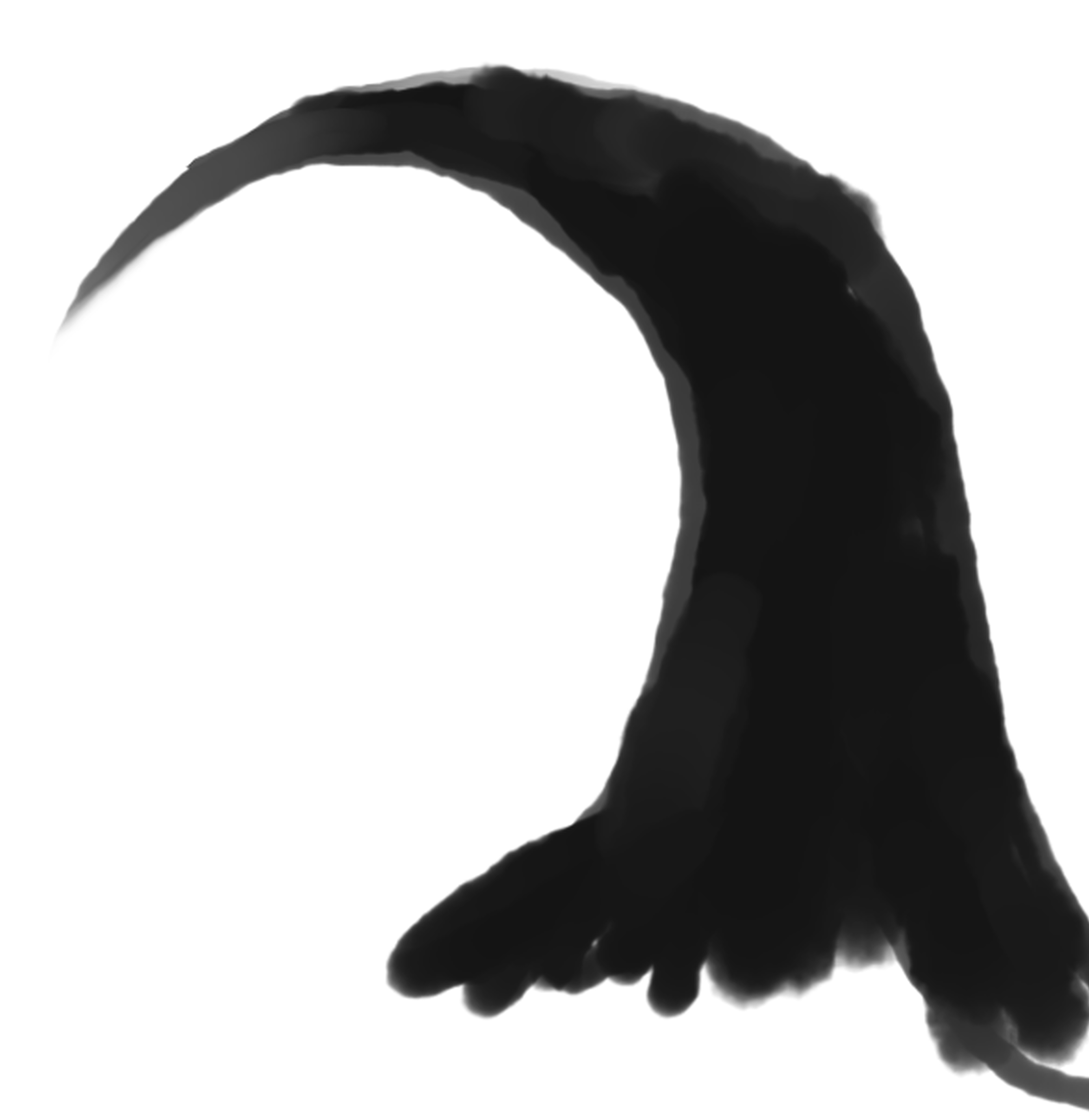
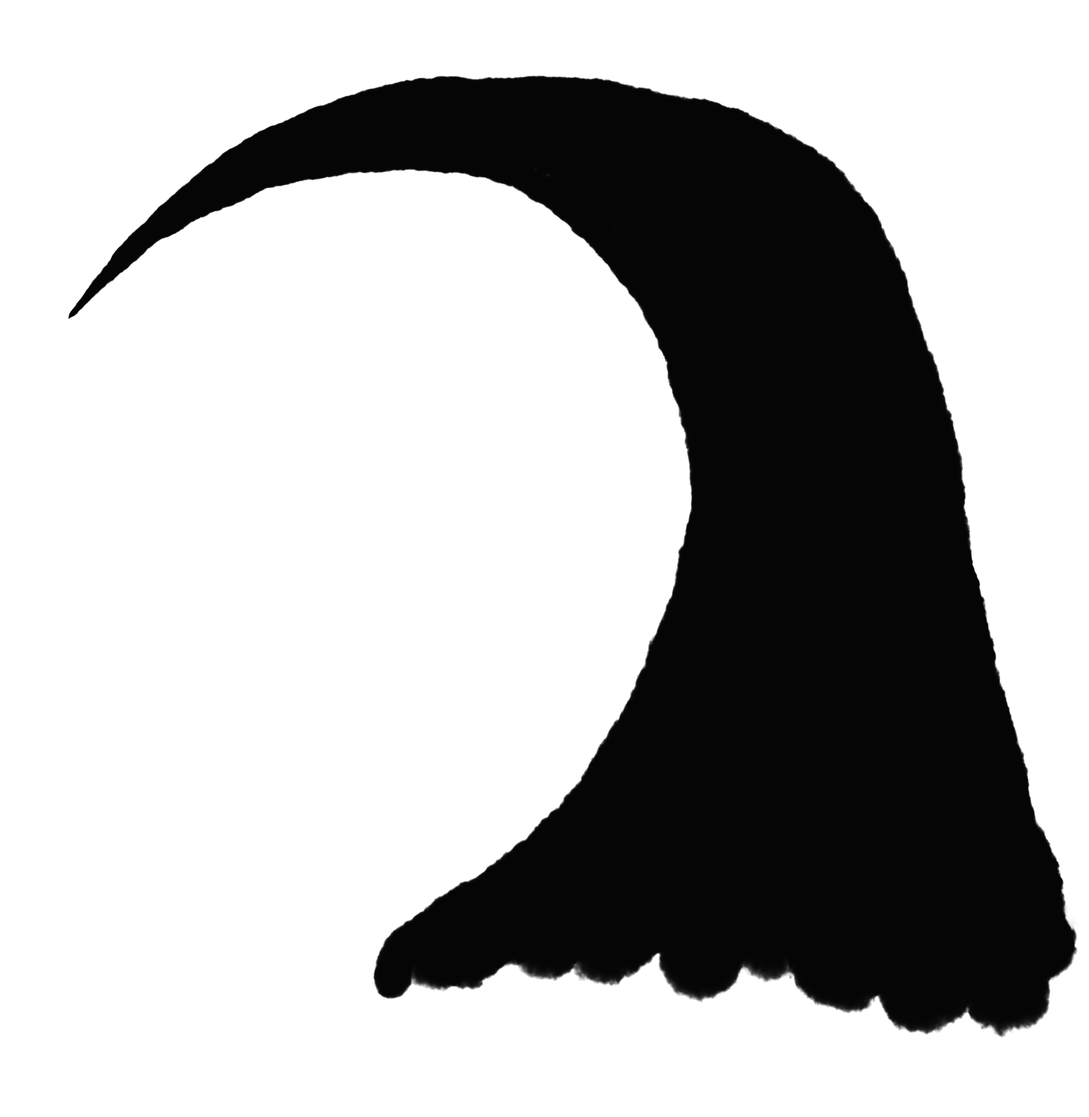
Before/after of a 1089×1117 layered artwork. What changed in the layer stack:
added layer "レイヤー7" above "rough" over (67, 75, 1081, 1038)
hid group "rough" (1 layers), opacity 100% → 54% over (51, 61, 1089, 1113)
painted on "geteken" over (51, 61, 1089, 1111)
